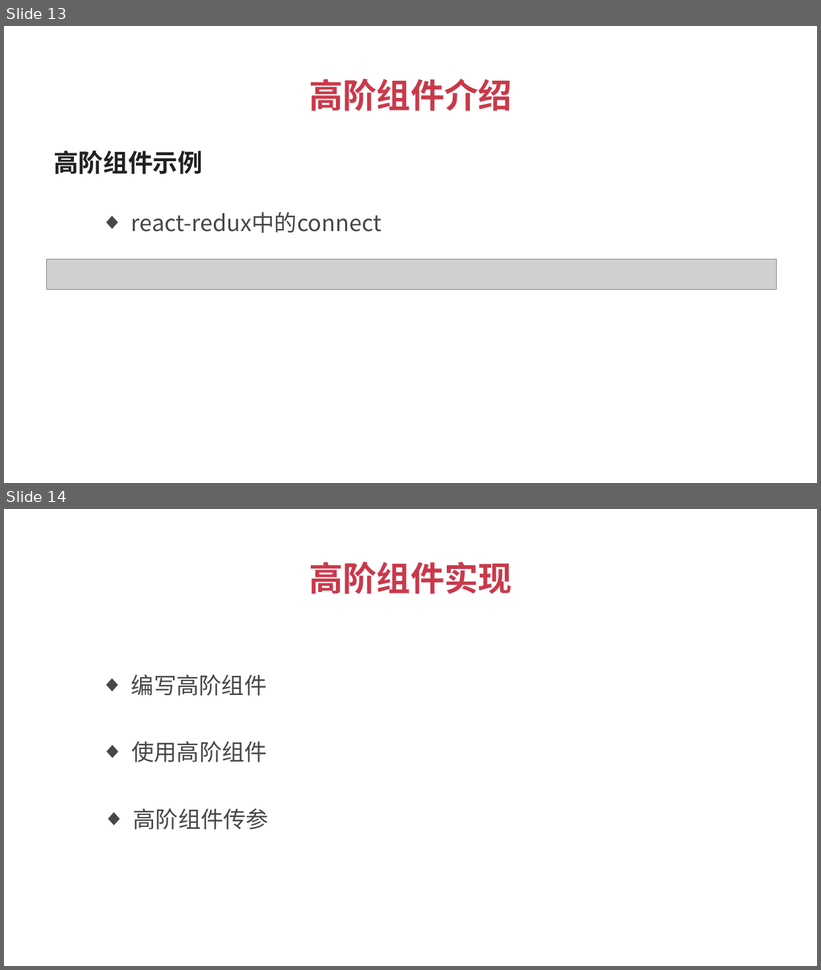
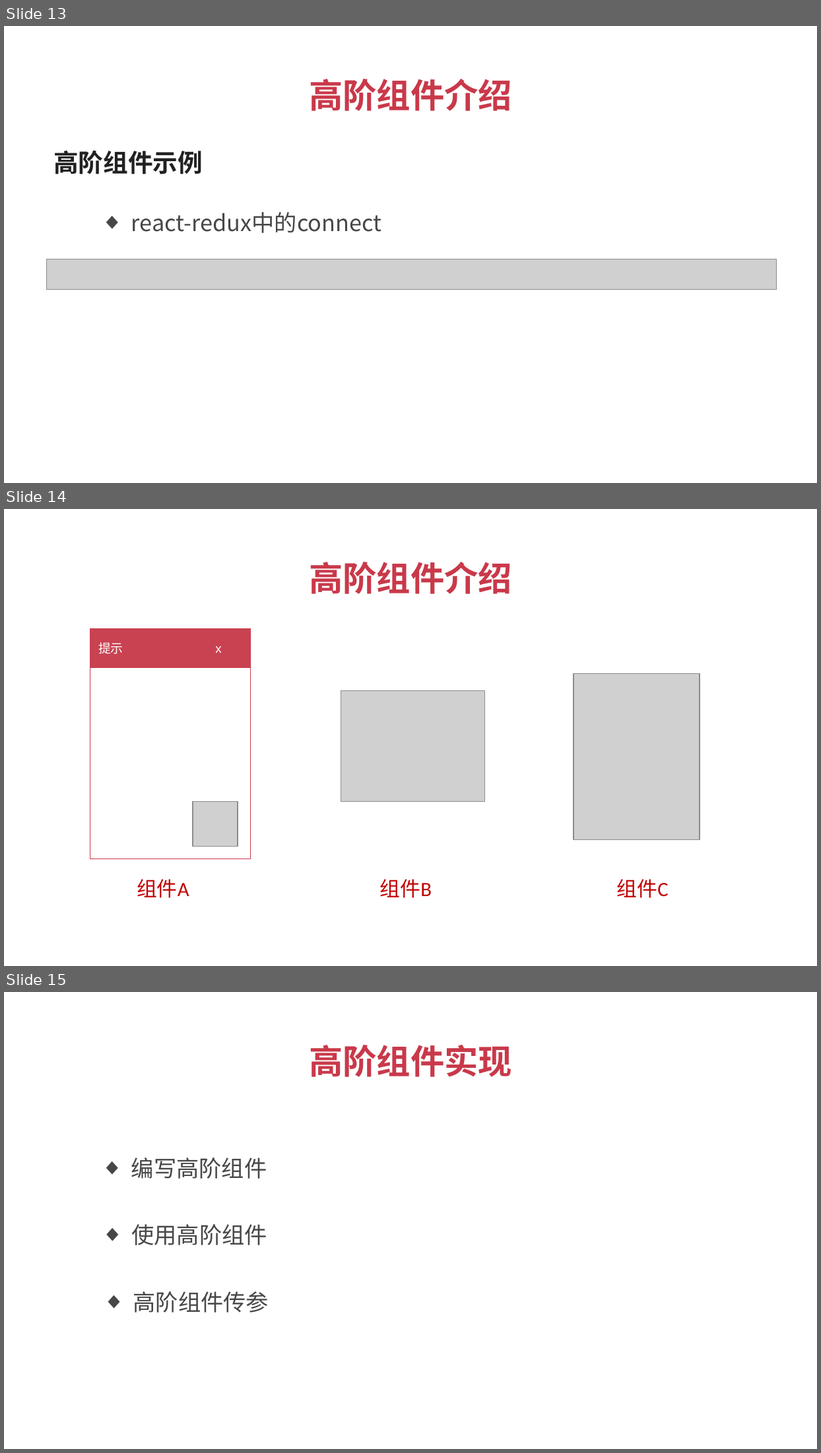
Before and after one commit to super918180/imooc, a slide deck: React高级教程之高阶组件-课程PPT.pptx. Shown one above the other, each under a label of ours: slides 13 and 14 before the commit, slides 13, 14 and 15 after it. The pictures are 821x970 and 821x1453 pixels, drawn with LibreOffice and Linux fonts; fonts in the diff are those of the drawing; grey boxes stand for pictures. Boxes give left, top, right and bottom in pixels: in the first picture for what was removed or moved away, otherwise in the second. Text is boxed around its words. In the diff, an @@ line names an element or a change of style, - is before the commit and + after.

```diff
--- a/React高级教程之高阶组件-课程PPT.pptx
+++ b/React高级教程之高阶组件-课程PPT.pptx
@@ slide 14 added at [4, 509, 817, 966], background #FFFFFF @@
@@ text added at [309, 562, 512, 594], 30 pt, text #C9394A, bold @@
+高阶组件介绍
@@ picture added at [573, 674, 699, 841] @@
@@ picture added at [341, 691, 484, 802] @@
@@ group added at [90, 628, 250, 898]: 2 rectangles, 1 picture, 1 text @@
+提示 x
+组件A
@@ text added at [380, 879, 432, 898], 18 pt, text #C00000 @@
+组件B
@@ text added at [617, 879, 669, 898], 18 pt, text #C00000 @@
+组件C
@@ what was slide 14 is now slide 15 @@
```
Also in this commit, not shown: 1 other slide added, 31 other files.
